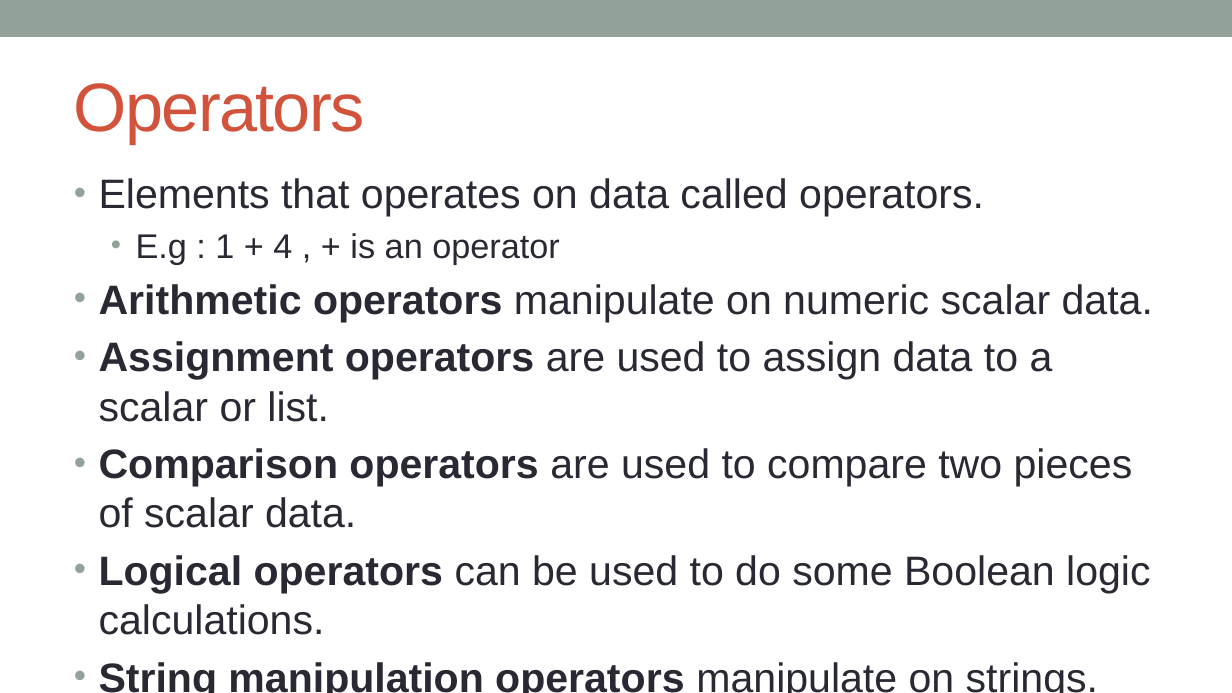
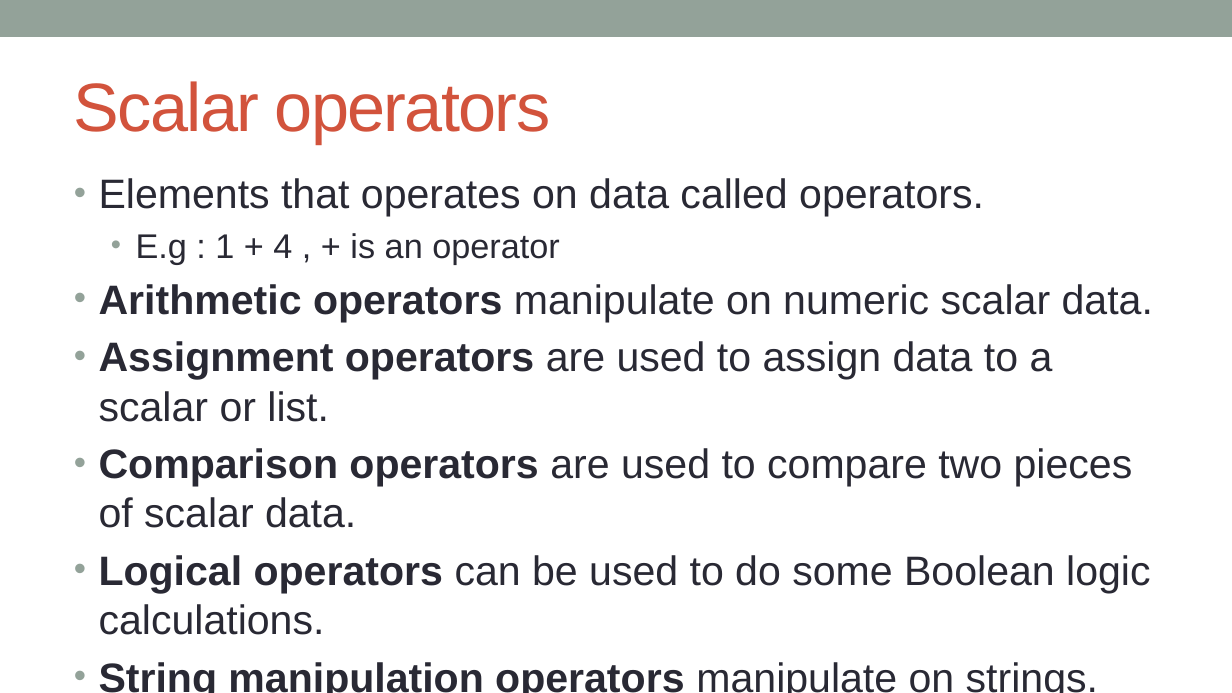
Before and after one commit to kanhu-pcr-code/bioinfo-PERL-course, a slide deck: slide 34 of PPTs/Variables_and_operators.pptx (slide 33 before the commit). Drawn at 1232x693 pixels with LibreOffice and Linux fonts; fonts in the diff are those of the drawing. Boxes give left, top, right and bottom in pixels: in the first picture for what was removed or moved away, otherwise in the second. Text is boxed around its words. In the diff, an @@ line names an element or a change of style, - is before the commit and + after.

```diff
--- a/PPTs/Variables_and_operators.pptx
+++ b/PPTs/Variables_and_operators.pptx
@@ title at [74, 81, 550, 143]: text changed @@
-Operators
+Scalar operators
```
Also in this commit, not shown: 4 other slides changed, 1 slide added, 4 other files.
